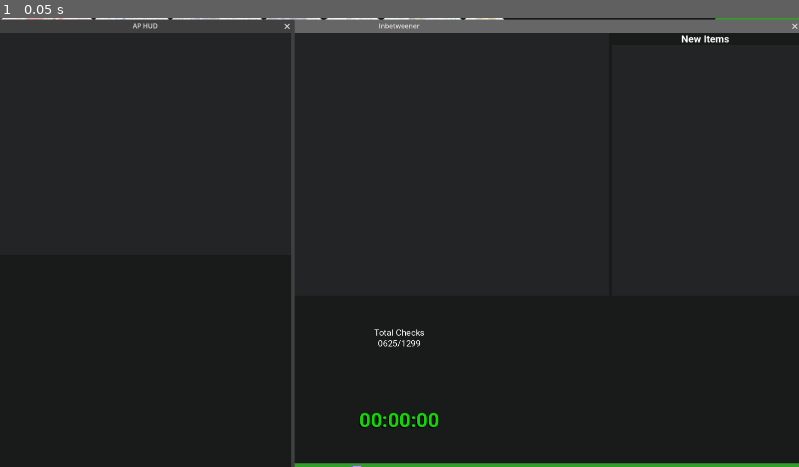
Above: before the commit, frame 1.
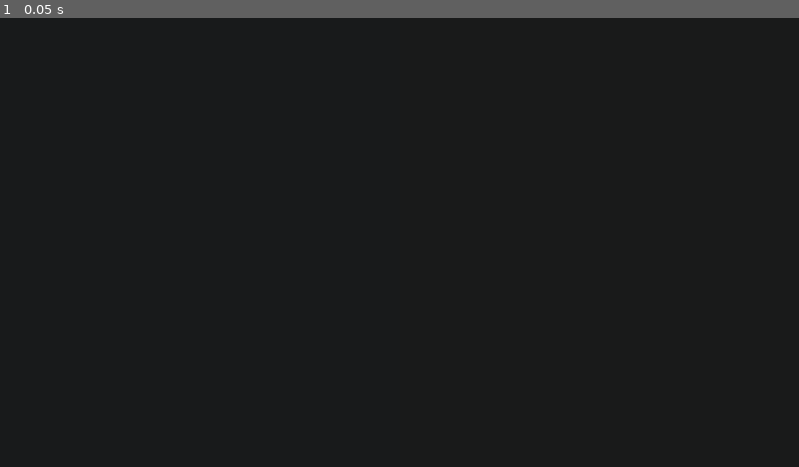
Above: after the commit, the same moment.

Repository: SimplyBLGDev/ArchipelagoCounter
Game: Godot game, scene res://Main.tscn
Same seed, same stepped clock (60 frames per second), same inputs: the game is played once before the commit and once after it.
Inputs:
- Up to frame 1 (0.05 s): no input

The runs differ from the first frame. In frame 1, 4.7% of the frame differs, in the area x 0-100%, y 0-100%.
Error before the commit: Invalid access to property or key 'url' on a base object of type 'Nil'. (res://Counter/Counter.gd:55)
Error after the commit: Invalid access to property or key 'archipelago_connection_data' on a base object of type 'Nil'. (res://Counter/Counter.gd:55)

Commit message:
Back end improvements to better support APs with multiple instances of the same game across multiple slots

Diff:
--- a/Counter/Counter.gd
+++ b/Counter/Counter.gd
@@ -52,25 +52,29 @@
 	on_load()
 
 	print("Fetching Room Info")
-	var socket := Socket.new(settings.url, settings.password)
+	var socket := Socket.new(settings.archipelago_connection_data["url"], settings.archipelago_connection_data["password"])
 	add_child(socket)
 	await socket.fetch_room_info()
-	for game in settings.games:
-		print("Building lookup for {0}".format([game]))
-		await build_lookup(game, socket)
-
-	for game in settings.games:
-		print("Fetching inventory for {0}".format([game]))
-		var inventory := await socket.fetch_inventory(game, settings.games[game], checksums[game])
+	for slot in settings.games:
+		print("Building lookup for {0} ({1})".format([slot, settings.games[slot]]))
+		await build_lookup(settings.games[slot], socket)
+		game_checks[slot] = 0
+		total_game_checks[slot] = 0
+
+	for slot in settings.games:
+		var game := settings.games[slot]
+		print("Fetching inventory for {0}".format([slot]))
+		var inventory := await socket.fetch_inventory(game, slot, checksums[game])
 		process_connected(inventory.connected_packet)
 		if inventory.received_items_packet != {}:
-			process_received_items(get_slot_id_from_name(settings.games[game]), inventory.received_items_packet)
+			process_received_items(get_slot_id_from_name(slot), inventory.received_items_packet)
 
 	process_save()
 
 	var watch_slot: String = settings.games.keys()[0]
-	print("Watching for updates on {0}".format([watch_slot]))
-	socket.watch_for_updates(watch_slot, settings.games[watch_slot], checksums[watch_slot])
+	var watch_game: String = settings.games[watch_slot]
+	print("Watching for updates on {0} ({1})".format([watch_slot, watch_game]))
+	socket.watch_for_updates(watch_game, watch_slot, checksums[watch_game])
 	socket.updates_received.connect(updates_received)
 	initialized = true
 	update.emit()
@@ -79,6 +83,9 @@
 
 
 func build_lookup(game: String, socket: Socket):
+	if game in item_lookup:
+		return ## Game already has lookup
+
 	var data_package = await get_data_package_for_game(game, socket)
 	if data_package == {}:
 		return
@@ -91,8 +98,6 @@
 		location_lookup[game][int(data_package["location_name_to_id"][location])] = location
 
 	checksums[game] = data_package["checksum"]
-	game_checks[settings.games[game]] = 0
-	total_game_checks[settings.games[game]] = 0
 
 
 func get_data_package_for_game(game: String, socket: Socket) -> Dictionary:
@@ -219,12 +224,8 @@
 
 func get_game_from_slot(id: int) -> String:
 	if not id in game_lookup:
-		for player in players:
-			if int(player["slot"]) == id:
-				var n: String = player["name"]
-				for game in settings.games:
-					if settings.games[game] == n:
-						game_lookup[id] = game
+		var slot_name := get_slot_from_id(id)
+		game_lookup[id] = settings.games[slot_name]
 
 	return game_lookup[id]
 
@@ -282,6 +283,10 @@
 
 
 func on_quit():
+	flush_save()
+
+
+func flush_save():
 	pre_save.emit()
 	save.save()
 
--- /dev/null
+++ b/LayoutTool/Launcher/LayoutTool_Launcher.gd
@@ -0,0 +1,43 @@
+class_name LayoutTool_Launcher
+extends HBoxContainer
+
+@export var slot_select: OptionButton
+
+var settings := load_auto_launch_settings()
+
+func _ready():
+	await Counter.loaded()
+	populate_slots()
+
+
+func load_auto_launch_settings() -> Dictionary:
+	if FileAccess.file_exists("APAutoLauncher.json"):
+		return Save.load_file("APAutoLauncher.json")
+	return {}
+
+
+func populate_slots():
+	while slot_select.item_count:
+		slot_select.remove_item(0)
+
+	for player in Counter.players:
+		slot_select.add_item(player["name"])
+
+
+func _on_button_pressed() -> void:
+	Counter.flush_save()
+
+	var selected_slot := slot_select.get_item_text(slot_select.selected)
+	var actions := get_actions_for_slot(selected_slot)
+	for action in actions:
+		match action["action"]:
+			"Launch":
+				OS.execute("powershell.exe", ["-Command", action["command"]])
+
+
+func get_actions_for_slot(slot: String) -> Array:
+	for _slot in settings["slots"]:
+		if _slot["slot"] == slot:
+			return _slot["actions"]
+
+	return []
--- a/Main.tscn
+++ b/Main.tscn
@@ -1,28 +1,31 @@
 [gd_scene format=3 uid="uid://cw1crqxl0f5v5"]
 
-[ext_resource type="PackedScene" uid="uid://b5pq5s6sjp6dq" path="res://Windows/Layouts.tscn" id="1_uu6xs"]
-[ext_resource type="PackedScene" uid="uid://bsr72ukrumsof" path="res://Layouts/APHUD.tscn" id="3_r0du0"]
-[ext_resource type="PackedScene" uid="uid://bgk5ly2tst0i3" path="res://Windows/Inbetweener.tscn" id="16_fpfj3"]
+[ext_resource type="PackedScene" uid="uid://b8rftv0nbneoi" path="res://LayoutTool/AnimatedLog/LayoutTool_AnimatedLog.tscn" id="1_uu6xs"]
+[ext_resource type="PackedScene" uid="uid://cwkljufepolyx" path="res://LayoutTool/Notes/Container/LayoutTool_Notes_Container.tscn" id="2_uu6xs"]
 
 [node name="Main" type="Node" unique_id=429601805]
 
-[node name="Layouts" parent="." unique_id=1143086715 instance=ExtResource("1_uu6xs")]
+[node name="Control" type="Control" parent="." unique_id=1613337212]
+layout_mode = 3
+anchors_preset = 15
+anchor_right = 1.0
+anchor_bottom = 1.0
+grow_horizontal = 2
+grow_vertical = 2
 
-[node name="Inbetweener" type="Window" parent="." unique_id=1642371331]
-oversampling_override = 1.0
-title = "Inbetweener"
-position = Vector2i(0, 36)
-size = Vector2i(1920, 1080)
-unresizable = true
-sharp_corners = true
+[node name="VBoxContainer" type="HBoxContainer" parent="Control" unique_id=1878481400]
+layout_mode = 1
+anchors_preset = 15
+anchor_right = 1.0
+anchor_bottom = 1.0
+grow_horizontal = 2
+grow_vertical = 2
 
-[node name="Inbetweener" parent="Inbetweener" unique_id=2060482377 instance=ExtResource("16_fpfj3")]
+[node name="AnimatedLog" parent="Control/VBoxContainer" unique_id=208326658 instance=ExtResource("1_uu6xs")]
+layout_mode = 2
+size_flags_horizontal = 3
+size_flags_vertical = 3
 
-[node name="AP HUD" type="Window" parent="." unique_id=1171595031]
-oversampling_override = 1.0
-title = "AP HUD"
-position = Vector2i(0, 36)
-size = Vector2i(700, 1080)
-
-[node name="AP HUD" parent="AP HUD" unique_id=2002580734 instance=ExtResource("3_r0du0")]
-offset_right = 0.0
+[node name="NotesContainer" parent="Control/VBoxContainer" unique_id=773876288 instance=ExtResource("2_uu6xs")]
+layout_mode = 2
+size_flags_horizontal = 3
--- a/Settings.gd
+++ b/Settings.gd
@@ -1,8 +1,7 @@
 class_name Settings
 extends Resource
 
-var url := ""
-var password := ""
+## [slot: game]
 var games: Dictionary[String, String] = {}
 var conditions: Dictionary = {}
 var log_timestamp_color := Color("ffffff9b")
@@ -14,13 +13,10 @@
 var archipelago_connection_data: Dictionary = {}
 
 func _init(data):
-	url = data["archipelago_connection_data"]["url"]
-	password = data["archipelago_connection_data"]["password"]
-
 	for game in data["games"]:
 		var game_name: String = game["game"]
 		var slot_name: String = game["slot"]
-		games[game_name] = slot_name
+		games[slot_name] = game_name
 
 	conditions = data["conditions"]
 
Not shown, added: LayoutTool/Launcher/LayoutTool_Launcher.gd.uid
